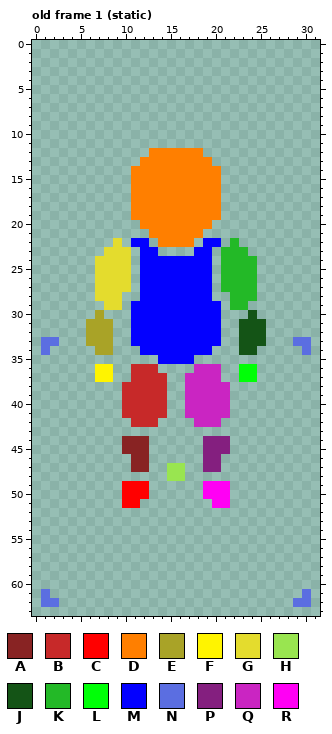
Pixel-art file: art/skeleton-model.aseprite. The picture above was drawn from the file before the commit.
32x64 pixels, 9 frames. Shown: old frame 1 (static). The commit also changed other frames, which this record leaves out.
Palette (. is transparent): A #882323  B #c72929  C #ff0000  D #ff7f00  E #a9a327  F #fff400  G #e4dc2d  H #99e550  J #145416  K #23b927  L #00ff07  M #0300ff  N #5b6ee1  P #841f7f  Q #ca25c2  R #ff00f4
After:
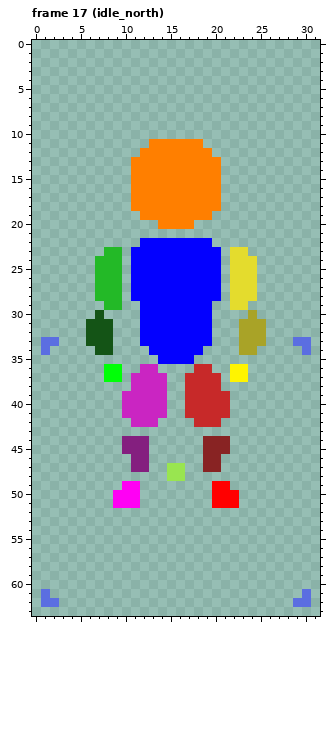
A new or re-ordered frame is compared with the old frame closest to it.
The edit:
frames 9 -> 64
layer "north/right-leg" added
layer "north/left-leg" added
layer "north/chest" added
layer "north/right-arm" added
layer "north/left-arm" added
layer "north/head" added
layer "static-base" removed
Colour E changes from #a9a327 to #145416.
Colour J changes from #145416 to #a9a327.
Frame 17 (idle_north) is new; against old frame 1 (static):
Colour A replaces colour P in rows 44 to 45 at x 19 to 21; in rows 46 to 47 at x 19 to 20.
Colour B replaces colour Q in row 36 at x 18 to 19; in rows 37 to 38 at x 17 to 20; in rows 39 to 41 at x 17 to 21; in row 42 at x 18 to 20.
Colour C is added in rows 50 to 51 at x 22.
Colour C replaces colour R in rows 49 to 51 at x 20 to 21.
Colour D is added in row 11 at x 13 to 18; in row 12 at x 12 and 19; in row 13 at x 11 and 20.
Colour F is added in rows 36 to 37 at x 22.
Colour F replaces colour L in rows 36 to 37 at x 23.
Colour G replaces colour K in row 23 at x 22 to 23; in rows 24 to 28 at x 22 to 24; in row 29 at x 22 to 23.
Colour K replaces colour G in row 23 at x 8 to 9; in rows 24 to 28 at x 7 to 9; in row 29 at x 8 to 9.
Colour L is added in rows 36 to 37 at x 9.
Colour L replaces colour F in rows 36 to 37 at x 8.
Colour M is added in row 22 at x 13 and 18; in row 23 at x 11, 14 to 17 and 20; in rows 24 to 28 at x 11 and 20.
Colour M replaces colour D in row 22 at x 14 to 17.
Colour P replaces colour A in rows 44 to 45 at x 10 to 12; in rows 46 to 47 at x 11 to 12.
Colour Q replaces colour B in row 36 at x 12 to 13; in rows 37 to 38 at x 11 to 14; in rows 39 to 41 at x 10 to 14; in row 42 at x 11 to 13.
Colour R is added in rows 50 to 51 at x 9.
Colour R replaces colour C in rows 49 to 51 at x 10 to 11.
The author cleared colour B in row 36 at x 11; in row 38 at x 10.
The author cleared colour C in rows 49 to 50 at x 12.
The author cleared colour D in row 19 at x 11 and 20; in row 20 at x 12 to 13 and 18 to 19; in row 21 at x 13 to 18.
The author cleared colour F in rows 36 to 37 at x 7.
The author cleared colour G in row 22 at x 9; in rows 23 to 27 at x 10.
The author cleared colour K in row 22 at x 22; in rows 23 to 27 at x 21.
The author cleared colour L in rows 36 to 37 at x 24.
The author cleared colour M in row 22 at x 11 and 20; in rows 29 to 33 at x 11 and 20; in row 34 at x 12 and 19.
The author cleared colour Q in row 36 at x 20; in row 38 at x 21.
The author cleared colour R in rows 49 to 50 at x 19.
Changed places in both pictures, as pixel boxes (x1, y1, x2, y2):
added: (131, 139, 221, 166)
changed: (86, 211, 266, 508)
